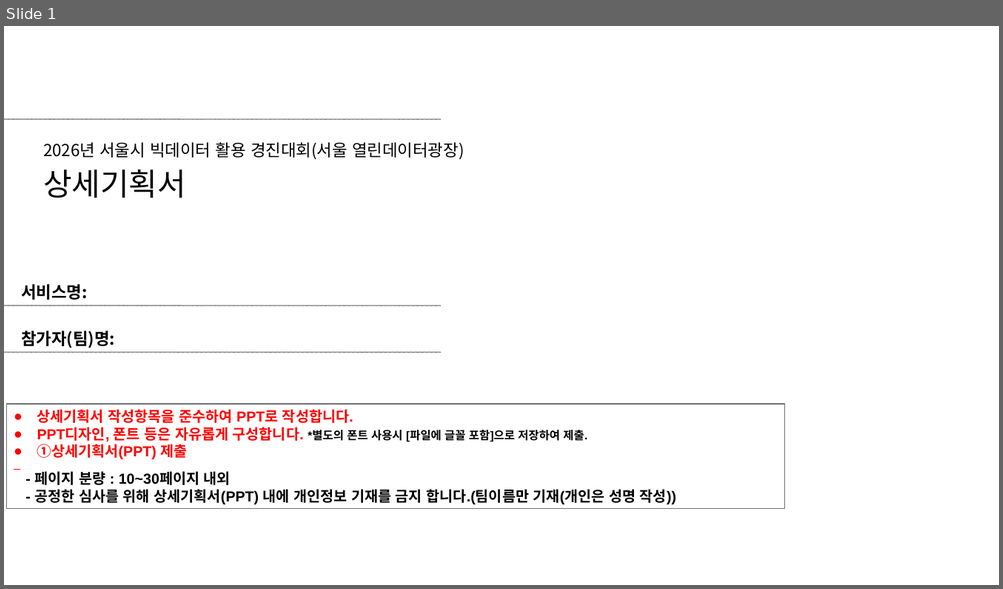
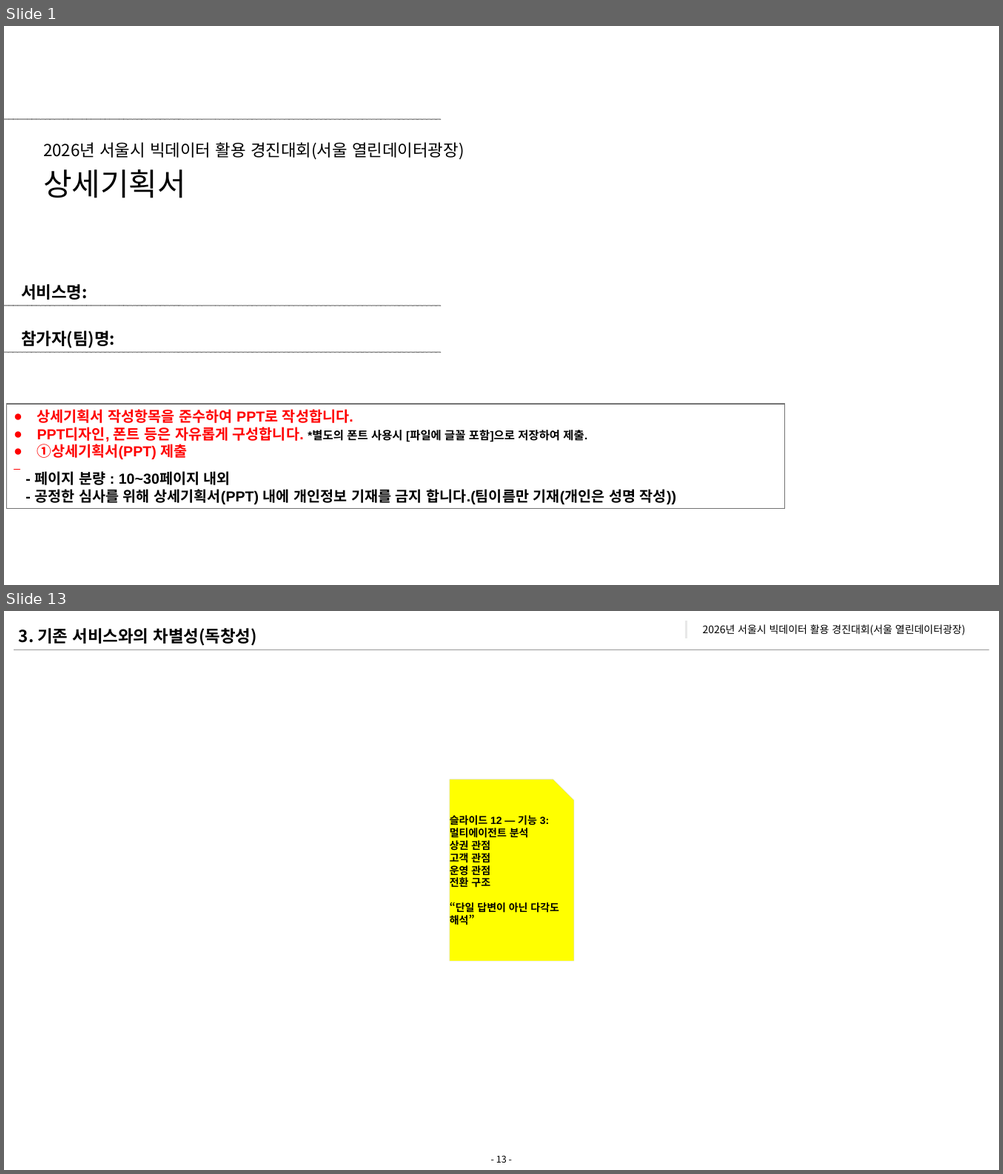
Before and after one commit to 2026-DSLab/2026-Seoul-Bigdata-Contest, a slide deck: 제출서류/[2026 서울시 빅데이터 활용 경진대회_창업부분]_팀명_서비스명_상세기획서.ppt. Shown one above the other, each under a label of ours: slide 1 before the commit, slides 1 and 13 after it; the slides between them are not shown. The pictures are 1003x589 and 1003x1174 pixels, drawn with LibreOffice and Linux fonts; fonts in the diff are those of the drawing; background and template pictures are left out. Boxes give left, top, right and bottom in pixels: in the first picture for what was removed or moved away, otherwise in the second. Text is boxed around its words. In the diff, an @@ line names an element or a change of style, - is before the commit and + after.

```diff
--- a/제출서류/[2026 서울시 빅데이터 활용 경진대회_창업부분]_팀명_서비스명_상세기획서.ppt
+++ b/제출서류/[2026 서울시 빅데이터 활용 경진대회_창업부분]_팀명_서비스명_상세기획서.ppt
@@ slide 13 added at box(4, 611, 999, 1170), background #FFFFFF @@
@@ text added at box(19, 628, 257, 646), 16 pt, text #000000, bold @@
+3. 기존 서비스와의 차별성(독창성)
@@ rectangle added at box(684, 620, 688, 640), fill #E8E8E8, outline #FEFFFE 2.01 pt @@
@@ text added at box(703, 624, 965, 635), 10 pt, text #000000 @@
+2026년 서울시 빅데이터 활용 경진대회(서울 열린데이터광장)
@@ line added from (14, 649) to (988, 649), #A6A6A6 0.99 pt @@
@@ freeform shape added at box(449, 780, 574, 962), fill #FFFF00, outline #D9D9D9 0.26 pt, 10 pt, text #000000, bold @@
+슬라이드 12 — 기능 3: 멀티에이전트 분석
+상권 관점
+고객 관점
+운영 관점
+전환 구조
+“단일 답변이 아닌 다각도 해석”
@@ page number added at box(496, 1156, 506, 1163), 9 pt, text #000000 @@
+- 13 -
```
Also in this commit, not shown: 18 other slides added, 7 slides removed.
